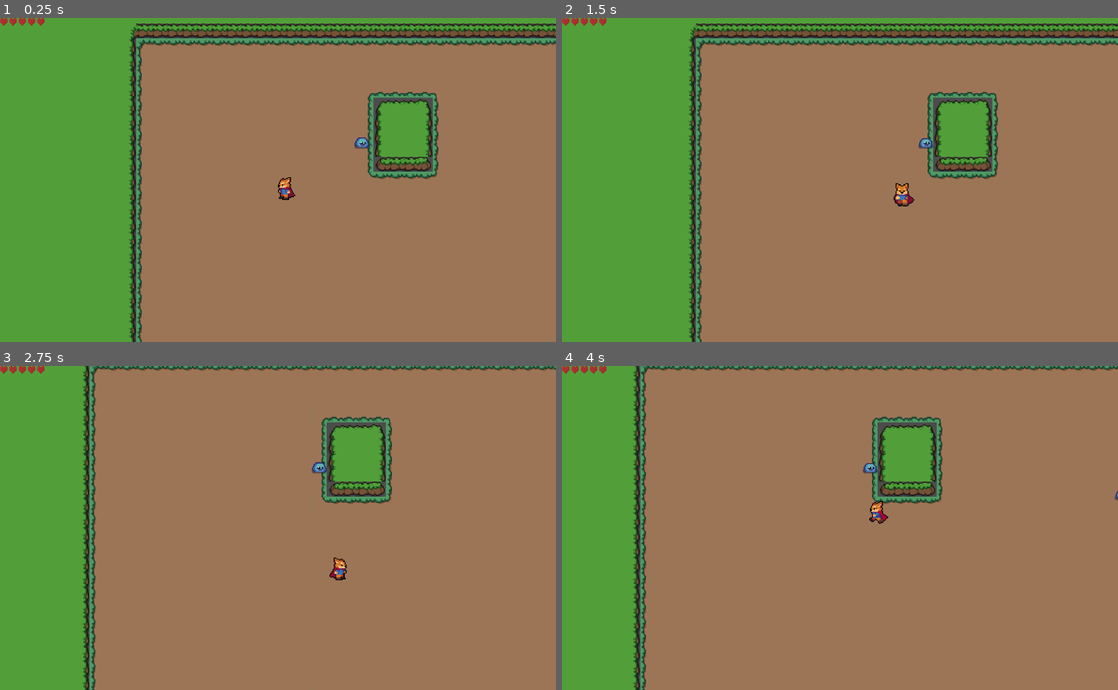
Above: before the commit, frames 1-4 (two rows, left to right).
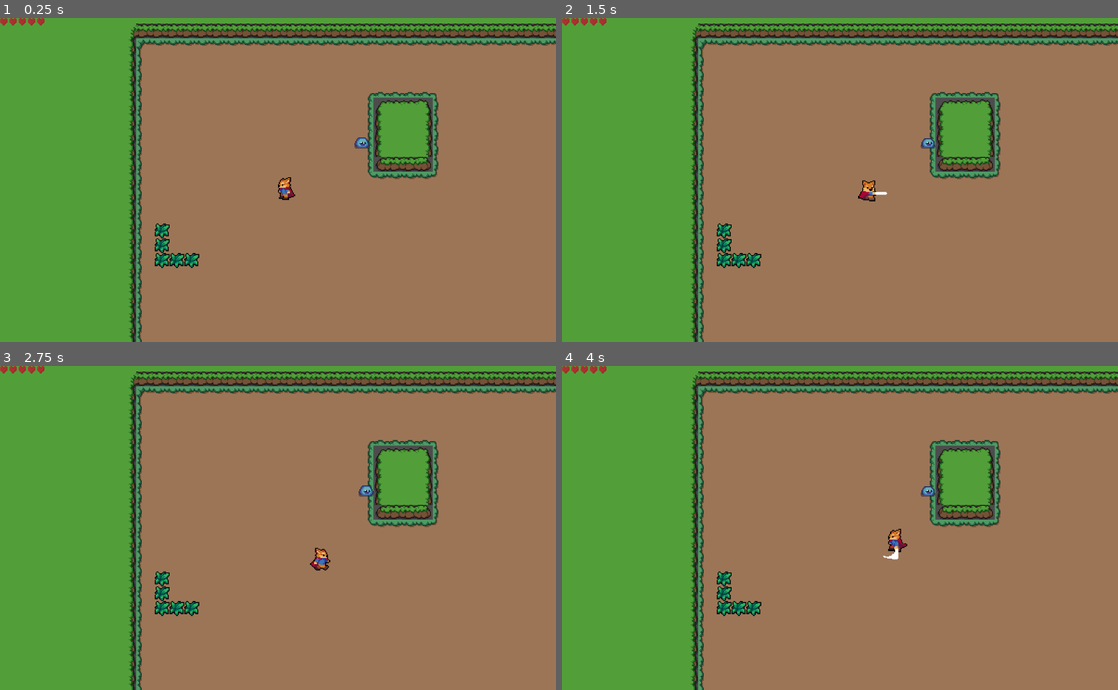
Above: after the commit, the same moments.

Repository: Datara127/Godot_first_project
Game: Godot game, scene res://Scenes/Levels/BaseLevel.tscn
Two runs of this game, one before a commit and one after it. Both use one fixed random seed, a clock stepped at 60 frames per second and the inputs below.
Inputs (mouse positions are in pixels of both pictures, inside the frame that each line leads up to):
- Up to frame 1 (0.25 s): no input
- Up to frame 2 (1.5 s): move the mouse to (962, 163) at 0.52 s; hold D (Move_right) 0.53-1.28 s; click (962, 163) at 0.6 s; move the mouse to (728, 196) at 1.27 s; hold S (Move_down) from 1.28 s (still down); click (728, 196) at 1.35 s
- Up to frame 3 (2.75 s): move the mouse to (333, 456) at 2.02 s; release S (Move_down) at 2.03 s; hold D (Move_right) from 2.03 s (still down); click (333, 456) at 2.1 s
- Up to frame 4 (4 s): move the mouse to (812, 592) at 2.77 s; release D (Move_right) at 2.78 s; hold W (Move_up) 2.78-3.53 s; click (812, 592) at 2.85 s; move the mouse to (1006, 576) at 3.52 s; hold A (Move_left) from 3.53 s (still down); click (1006, 576) at 3.6 s

The runs differ from the first frame. In frame 1, 0.5% of the frame differs, in the area x 27-36%, y 63-78%; in frame 2, 7.0%; in frame 3, 23%; in frame 4, 26%, in the area x 12-100%, y 0-100%.

Commit message:
add attack animation and sprite grass_1

Diff:
--- a/project_1/Scenes/Entitys/MainPerson.tscn
+++ b/project_1/Scenes/Entitys/MainPerson.tscn
@@ -18,6 +18,20 @@
 "update": 1,
 "values": [ 28, 29, 30, 31 ]
 }
+tracks/1/type = "method"
+tracks/1/path = NodePath(".")
+tracks/1/interp = 1
+tracks/1/loop_wrap = true
+tracks/1/imported = false
+tracks/1/enabled = true
+tracks/1/keys = {
+"times": PoolRealArray( 0.4 ),
+"transitions": PoolRealArray( 1 ),
+"values": [ {
+"args": [  ],
+"method": "animation_attack_finish"
+} ]
+}
 
 [sub_resource type="Animation" id=34]
 resource_name = "HitLeft"
@@ -34,6 +48,20 @@
 "update": 1,
 "values": [ 32, 33, 34, 35 ]
 }
+tracks/1/type = "method"
+tracks/1/path = NodePath(".")
+tracks/1/interp = 1
+tracks/1/loop_wrap = true
+tracks/1/imported = false
+tracks/1/enabled = true
+tracks/1/keys = {
+"times": PoolRealArray( 0.4 ),
+"transitions": PoolRealArray( 1 ),
+"values": [ {
+"args": [  ],
+"method": "animation_attack_finish"
+} ]
+}
 
 [sub_resource type="Animation" id=35]
 resource_name = "HitRight"
@@ -51,6 +79,20 @@
 "update": 1,
 "values": [ 24, 25, 26, 27 ]
 }
+tracks/1/type = "method"
+tracks/1/path = NodePath(".")
+tracks/1/interp = 1
+tracks/1/loop_wrap = true
+tracks/1/imported = false
+tracks/1/enabled = true
+tracks/1/keys = {
+"times": PoolRealArray( 0.4 ),
+"transitions": PoolRealArray( 1 ),
+"values": [ {
+"args": [  ],
+"method": "animation_attack_finish"
+} ]
+}
 
 [sub_resource type="Animation" id=33]
 resource_name = "HitUp"
@@ -68,6 +110,20 @@
 "update": 1,
 "values": [ 36, 37, 38, 39 ]
 }
+tracks/1/type = "method"
+tracks/1/path = NodePath(".")
+tracks/1/interp = 1
+tracks/1/loop_wrap = true
+tracks/1/imported = false
+tracks/1/enabled = true
+tracks/1/keys = {
+"times": PoolRealArray( 0.4 ),
+"transitions": PoolRealArray( 1 ),
+"values": [ {
+"args": [  ],
+"method": "animation_attack_finish"
+} ]
+}
 
 [sub_resource type="Animation" id=45]
 resource_name = "IdleDown"
@@ -219,6 +275,31 @@
 "update": 1,
 "values": [ 18, 19, 20, 21, 22, 23 ]
 }
+
+[sub_resource type="AnimationNodeAnimation" id=63]
+animation = "HitLeft"
+
+[sub_resource type="AnimationNodeAnimation" id=64]
+animation = "HitUp"
+
+[sub_resource type="AnimationNodeAnimation" id=65]
+animation = "HitDown"
+
+[sub_resource type="AnimationNodeAnimation" id=66]
+animation = "HitRight"
+
+[sub_resource type="AnimationNodeBlendSpace2D" id=60]
+blend_point_0/node = SubResource( 63 )
+blend_point_0/pos = Vector2( -1, 0 )
+blend_point_1/node = SubResource( 64 )
+blend_point_1/pos = Vector2( 0, 1.1 )
+blend_point_2/node = SubResource( 65 )
+blend_point_2/pos = Vector2( 0, -1.1 )
+blend_point_3/node = SubResource( 66 )
+blend_point_3/pos = Vector2( 1, 0 )
+min_space = Vector2( -1, -1.1 )
+max_space = Vector2( 1, 1.1 )
+blend_mode = 1
 
 [sub_resource type="AnimationNodeAnimation" id=46]
 animation = "IdleLeft"
@@ -272,12 +353,18 @@
 
 [sub_resource type="AnimationNodeStateMachineTransition" id=59]
 
+[sub_resource type="AnimationNodeStateMachineTransition" id=61]
+
+[sub_resource type="AnimationNodeStateMachineTransition" id=62]
+
 [sub_resource type="AnimationNodeStateMachine" id=51]
+states/Attack/node = SubResource( 60 )
+states/Attack/position = Vector2( 512, 182 )
 states/Idle/node = SubResource( 50 )
 states/Idle/position = Vector2( 512, 65 )
 states/Run/node = SubResource( 57 )
 states/Run/position = Vector2( 706, 65 )
-transitions = [ "Idle", "Run", SubResource( 58 ), "Run", "Idle", SubResource( 59 ) ]
+transitions = [ "Idle", "Run", SubResource( 58 ), "Run", "Idle", SubResource( 59 ), "Attack", "Idle", SubResource( 61 ), "Idle", "Attack", SubResource( 62 ) ]
 start_node = "Idle"
 
 [sub_resource type="AnimationNodeStateMachinePlayback" id=52]
@@ -324,6 +411,7 @@
 anim_player = NodePath("../AnimationPlayer")
 active = true
 parameters/playback = SubResource( 52 )
+parameters/Attack/blend_position = Vector2( 0, 0 )
 parameters/Idle/blend_position = Vector2( 0, 0 )
 parameters/Run/blend_position = Vector2( 0, 0 )
 
--- /dev/null
+++ b/project_1/Scenes/Environment/Grass_1.tscn
@@ -0,0 +1,11 @@
+[gd_scene load_steps=2 format=2]
+
+[ext_resource path="res://Assets/world/Grass.png" type="Texture" id=1]
+
+[node name="Grass" type="Node2D"]
+
+[node name="Sprite" type="Sprite" parent="."]
+
+[node name="Grass" type="Sprite" parent="Sprite"]
+position = Vector2( -8, -8 )
+texture = ExtResource( 1 )
--- a/project_1/Scenes/Levels/BaseLevel.tscn
+++ b/project_1/Scenes/Levels/BaseLevel.tscn
@@ -1,9 +1,10 @@
-[gd_scene load_steps=23 format=2]
+[gd_scene load_steps=24 format=2]
 
 [ext_resource path="res://Scenes/Entitys/MainPerson.tscn" type="PackedScene" id=1]
 [ext_resource path="res://Assets/tilesets/plains.png" type="Texture" id=2]
 [ext_resource path="res://Scenes/Entitys/EnemySlimeBlue.tscn" type="PackedScene" id=3]
 [ext_resource path="res://Scenes/UI/HUD.tscn" type="PackedScene" id=4]
+[ext_resource path="res://Scenes/Environment/Grass_1.tscn" type="PackedScene" id=5]
 
 [sub_resource type="ConvexPolygonShape2D" id=3]
 points = PoolVector2Array( 0, 0, 16, 0, 16, 16, 0, 16 )
@@ -245,7 +246,7 @@
 3/z_index = 0
 
 [node name="BaseLevel" type="Node2D"]
-position = Vector2( 0, 237 )
+position = Vector2( -1, 237 )
 
 [node name="TileMap" type="TileMap" parent="."]
 tile_set = SubResource( 1 )
@@ -270,4 +271,19 @@
 [node name="KinematicBody2D" parent="." instance=ExtResource( 1 )]
 position = Vector2( 153, -39 )
 
+[node name="Grass" parent="." instance=ExtResource( 5 )]
+position = Vector2( 36, 56 )
+
+[node name="Grass4" parent="." instance=ExtResource( 5 )]
+position = Vector2( 52, 56 )
+
+[node name="Grass3" parent="." instance=ExtResource( 5 )]
+position = Vector2( 36, 24 )
+
+[node name="Grass2" parent="." instance=ExtResource( 5 )]
+position = Vector2( 36, 40 )
+
+[node name="Grass5" parent="." instance=ExtResource( 5 )]
+position = Vector2( 68, 56 )
+
 [connection signal="hp_changed" from="KinematicBody2D" to="CanvasLayer/HUD" method="update_hp"]
--- a/project_1/Scripts/MainPerson.gd
+++ b/project_1/Scripts/MainPerson.gd
@@ -2,7 +2,7 @@
 
 
 signal hp_changed
-enum State { ATTACK, MOVE}
+enum State { ATTACK, MOVE, ROLL}
 onready var animSprite = $AnimationPlayer
 onready var animTree = $AnimationTree
 onready var animState = animTree.get("parameters/playback")
@@ -20,27 +20,42 @@
 
 
 func _physics_process(delta):
+	match state:
+		State.MOVE:
+			move_state(delta)
+
+		State.ATTACK:
+			attack_state(delta)
+
+		State.ROLL:
+			pass
+
+
+func move_state(delta):
 	var move_direction = Vector2()
 	move_direction.x = Input.get_action_strength("Move_right") - Input.get_action_strength("Move_left")
 	move_direction.y = Input.get_action_strength("Move_down") - Input.get_action_strength("Move_up")
 	move_direction = move_direction.normalized()
 
-#	if Input.is_action_just_pressed("hit_player"):
-#		state = State.ATTACK
+	if Input.is_action_just_pressed("hit_player"):
+		state = State.ATTACK
 
 	if state == State.MOVE:
 		if move_direction != Vector2.ZERO:
 			animTree.set("parameters/Idle/blend_position", move_direction)
 			animTree.set("parameters/Run/blend_position", move_direction)
+			animTree.set("parameters/Attack/blend_position", move_direction)
 			animState.travel("Run")
 			velocity = velocity.move_toward(move_direction * MAX_SPEED, ACCELERATION * delta)
 		else:
 			animState.travel("Idle")
 			velocity = velocity.move_toward(Vector2.ZERO, FRICTION * delta)
-	elif state == State.ATTACK:
-		animSprite.play("hit_left")
 
 	velocity = move_and_slide(velocity)
+
+
+func attack_state(delta):
+	animState.travel("Attack")
 
 
 func sword_hit(enemy: Node2D):
Binary file added: project_1/Assets/world/Grass.png
Not shown, added: project_1/Assets/world/Grass.png.import
Not shown: 1 places in project_1/Scenes/Entitys/MainPerson.tscn that only renumber resources
